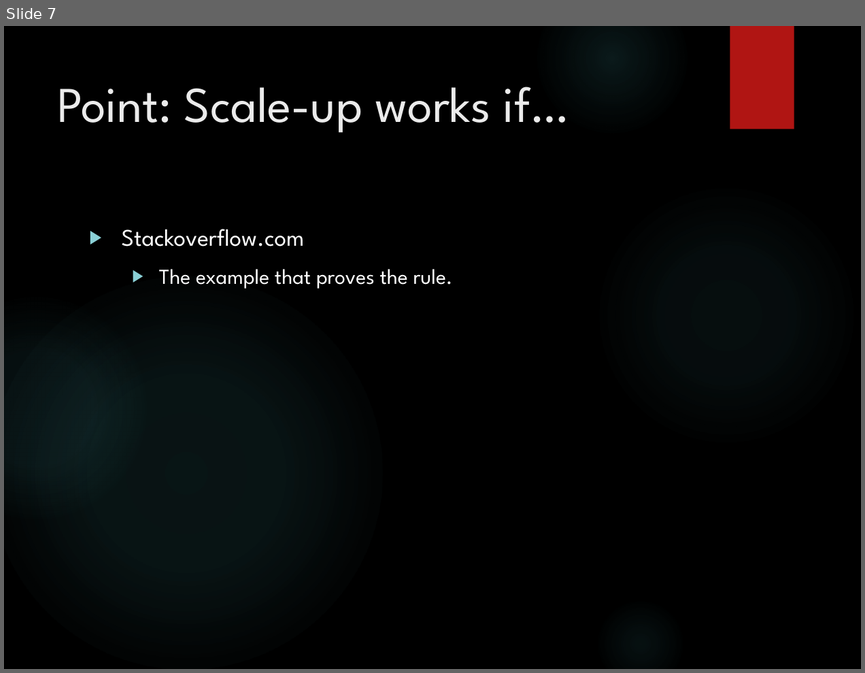
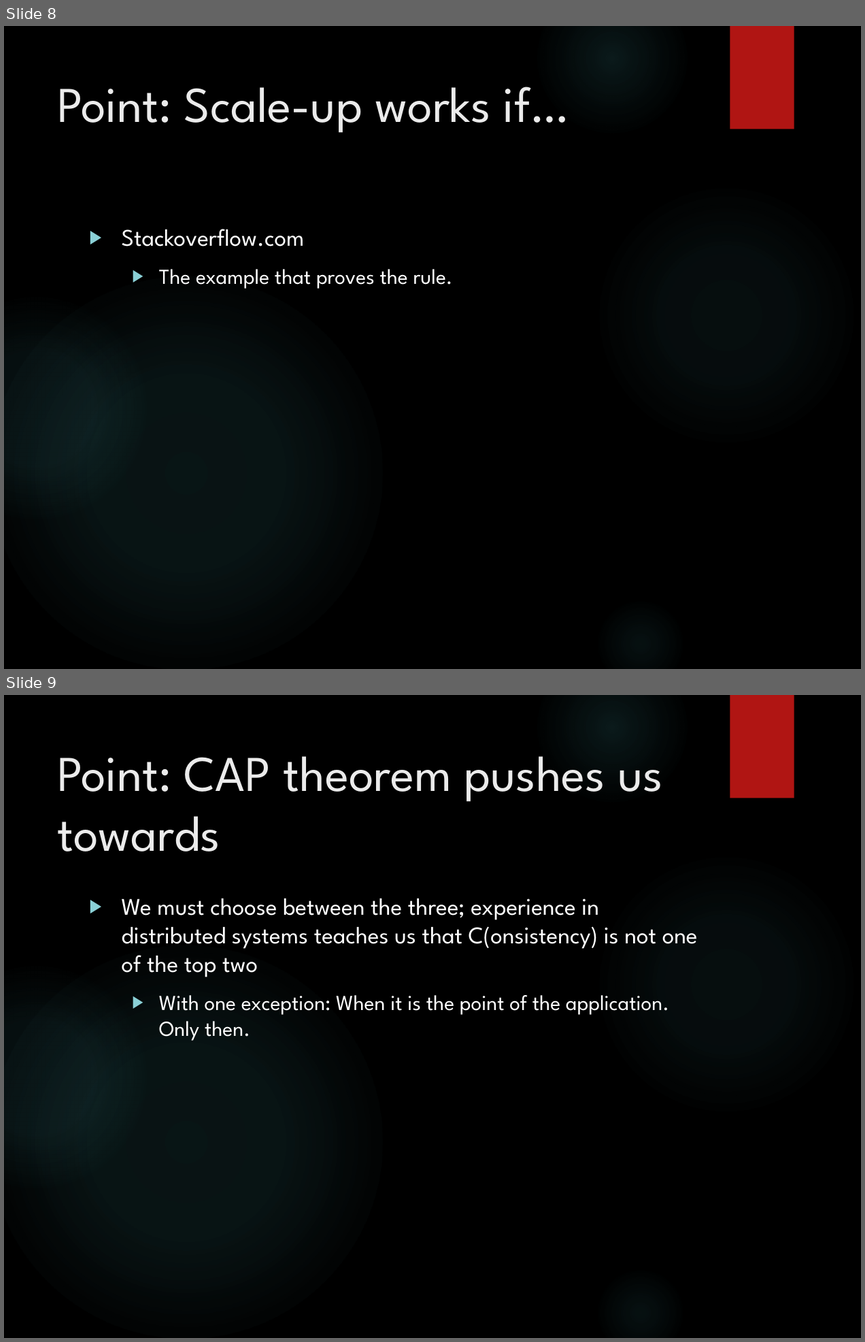
Before and after one commit to arif-aigonix/leap2015, a slide deck: Cloud and Distributed Architecture Overview.pptx. Shown one above the other, each under a label of ours: slide 7 before the commit, slides 8 and 9 after it. The pictures are 865x673 and 865x1342 pixels, drawn with LibreOffice and Linux fonts; fonts in the diff are those of the drawing; background and template pictures are left out. Boxes give left, top, right and bottom in pixels: in the first picture for what was removed or moved away, otherwise in the second. Text is boxed around its words. In the diff, an @@ line names an element or a change of style, - is before the commit and + after.

```diff
--- a/Cloud and Distributed Architecture Overview.pptx
+++ b/Cloud and Distributed Architecture Overview.pptx
@@ slide 9 added at (4, 695, 861, 1338), background picture (left out); not listed: 6 template elements that a slide beside it also shows @@
@@ title added at (57, 756, 662, 851), 46.3 pt, text #EBEBEB @@
+Point: CAP theorem pushes us towards
@@ text added at (122, 898, 698, 1040), 22.1 pt, text #FFFFFF @@
+▶ We must choose between the three; experience in distributed systems teaches us that C(onsistency) is not one of the top two
+  ▶ With one exception: When it is the point of the application. Only then.
@@ what was slide 7 is now slide 8 @@
```
Also in this commit, not shown: 1 other slide added.
